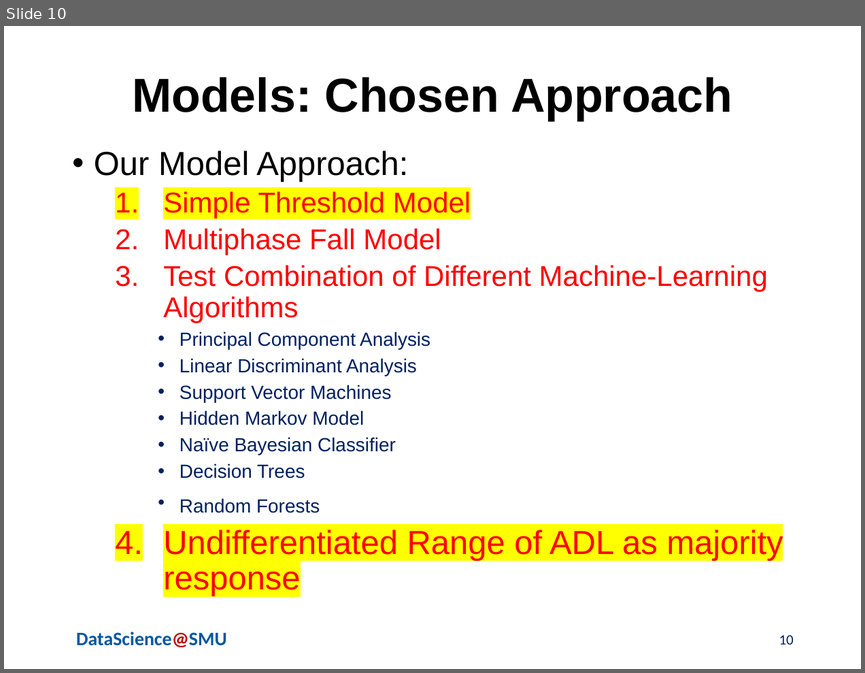
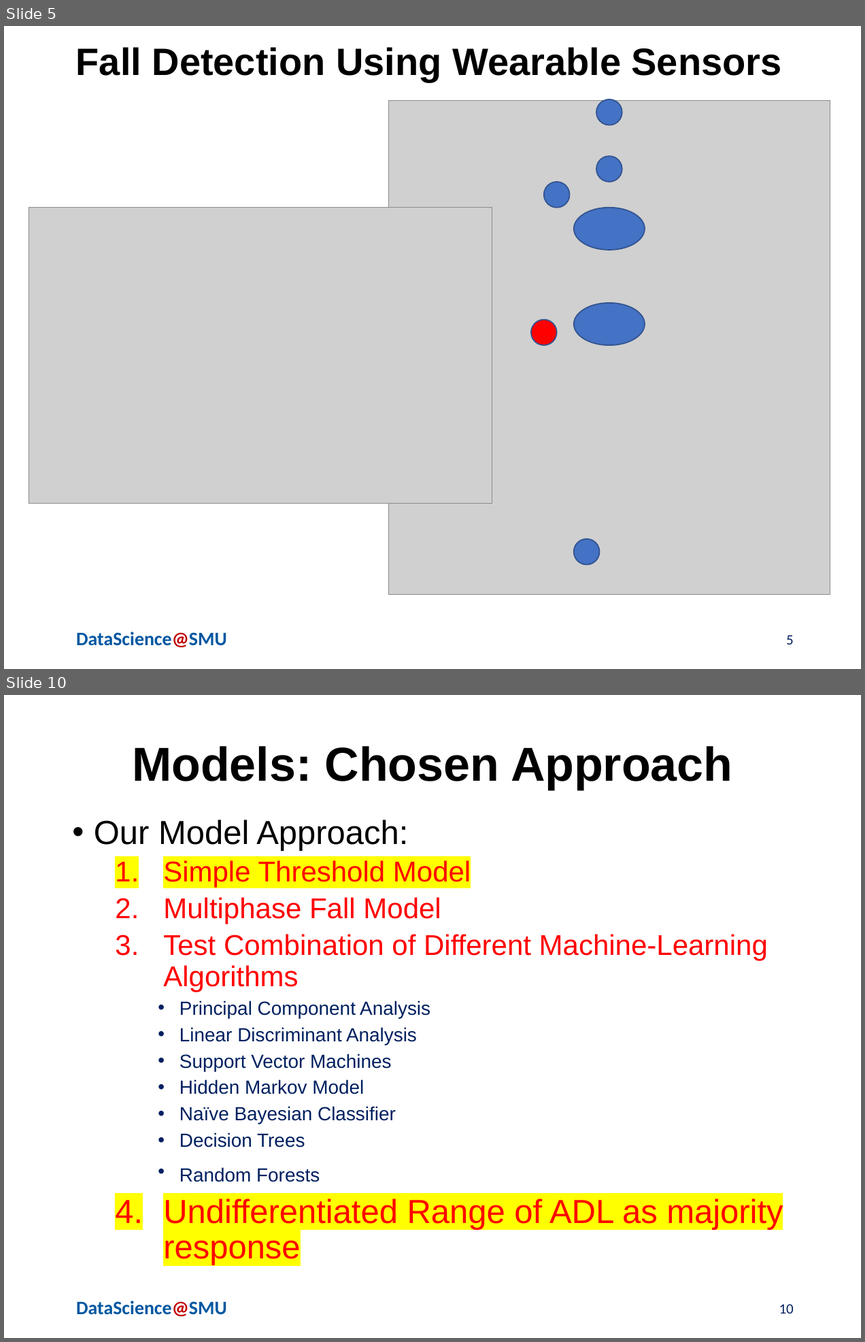
Before and after one commit to mjwolfe91/MSDS_Capstone_JC_AN_MW, a slide deck: Presentation/DraftThreePresentation_CaguioaNguyenWolfe.pptx. Shown one above the other, each under a label of ours: slide 10 before the commit, slides 5 and 10 after it; the slides between them are not shown. The pictures are 865x673 and 865x1342 pixels, drawn with LibreOffice and Linux fonts; fonts in the diff are those of the drawing; grey boxes stand for pictures; background and template pictures are left out. Boxes give left, top, right and bottom in pixels: in the first picture for what was removed or moved away, otherwise in the second. Text is boxed around its words. In the diff, an @@ line names an element or a change of style, - is before the commit and + after.

```diff
--- a/Presentation/DraftThreePresentation_CaguioaNguyenWolfe.pptx
+++ b/Presentation/DraftThreePresentation_CaguioaNguyenWolfe.pptx
@@ slide 5 added at <box>4,26,861,669</box>, background #FFFFFF; not listed: 1 template element that a slide beside it also shows @@
@@ text added at <box>76,47,782,82</box>, 32 pt, text #000000, bold @@
+Fall Detection Using Wearable Sensors
@@ picture added at <box>389,101,830,594</box> @@
@@ ellipse added at <box>596,99,621,125</box>, fill #4472C4, outline #31538F 1 pt @@
@@ ellipse added at <box>596,157,621,182</box>, fill #4472C4, outline #31538F 1 pt @@
@@ ellipse added at <box>544,182,570,208</box>, fill #4472C4, outline #31538F 1 pt @@
@@ picture added at <box>29,208,492,503</box> @@
@@ ellipse added at <box>574,208,645,250</box>, fill #4472C4, outline #31538F 1 pt @@
@@ ellipse added at <box>574,303,645,345</box>, fill #4472C4, outline #31538F 1 pt @@
@@ ellipse added at <box>531,319,557,345</box>, fill #FF0000, outline #31538F 1 pt @@
@@ ellipse added at <box>574,538,600,564</box>, fill #4472C4, outline #31538F 1 pt @@
@@ page number added at <box>786,635,793,644</box>, 12 pt, text #002060 @@
+5
```
Also in this commit, not shown: 6 slides changed, 1 other slide added, 2 slides removed, 1 other file.
